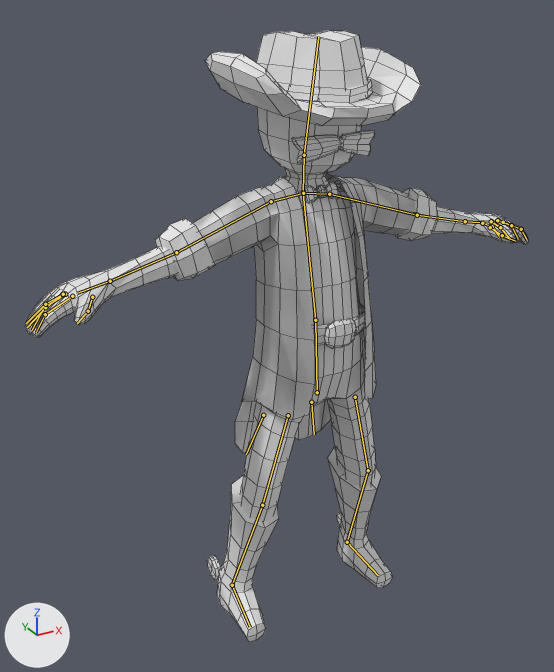
The Blender file Assets/Player/player.blend as it was, and as the next commit left it.
Rendered twice from a 50 mm lens placed at (-0.932, -1.556, 1.607), pointed at (-0.061, 0.028, 0.815). The axes (+X, +Y, +Z) are drawn at lower left. The lights are the same throughout. The bones that bend it are drawn over the model as lines. Mesh edges are drawn as thin lines.

Objects in the first picture: 'LowPoly'.
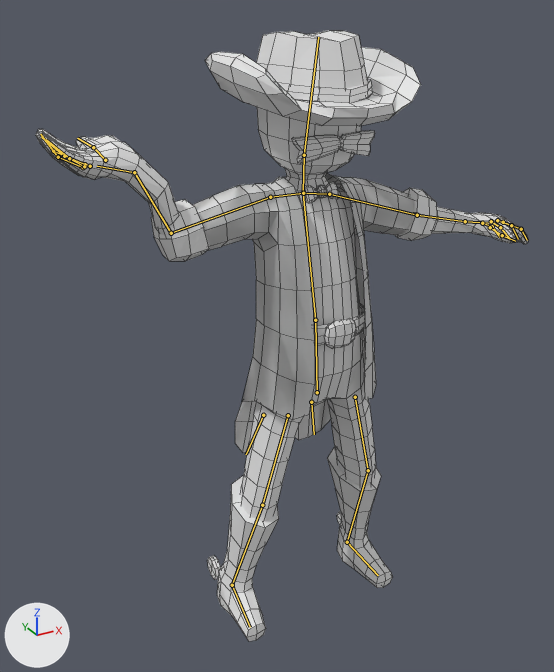
The newer file adds an action. The first version stands in its rest pose; the second is drawn at frame 0 of the action 'HandUpR'.

Diff of the bpy script that builds the scene:
```diff
--- a/Assets/Player/player.blend.py
+++ b/Assets/Player/player.blend.py
@@ bone_shoulder_r @@
 bone_shoulder_r = bpy.data.objects['Armature'].pose.bones['shoulder.R']  # child of 'upperBody'
-bone_shoulder_r.rotation_quaternion = (1.0, 0.0, 0.0, 0.0)  # degrees (0, 0, 0)
+bone_shoulder_r.rotation_quaternion = (0.998, 0.067, 0.009, 0.0)  # degrees (8, 1, 0)
@@ bone_lowerarm_r @@
 bone_lowerarm_r = bpy.data.objects['Armature'].pose.bones['lowerArm.R']  # child of 'upperArm.R'
-bone_lowerarm_r.rotation_quaternion = (1.0, 0.0, 0.0, 0.0)  # degrees (0, 0, 0)
+bone_lowerarm_r.rotation_quaternion = (0.651, 0.503, 0.528, 0.214)  # degrees (94, 28, 66)
@@ bone_hand_r @@
 bone_hand_r = bpy.data.objects['Armature'].pose.bones['hand.R']  # child of 'lowerArm.R'
-bone_hand_r.rotation_quaternion = (1.0, 0.0, 0.0, 0.0)  # degrees (0, 0, 0)
+bone_hand_r.rotation_quaternion = (0.674, -0.222, 0.576, -0.405)  # degrees (-73, 37, -89)
```

Location of each change, (x1, y1, x2, y2) in pixels of the pictures (554 x 672 px):
'LowPoly', posed: before (25, 31, 529, 641); after (36, 31, 529, 641)
bone 'shoulder.R', root to tip: before (303, 193) to (271, 201); after (303, 193) to (270, 197)
bone 'lowerArm.R', root to tip: before (176, 252) to (110, 281); after (171, 233) to (134, 172)
bone 'hand.R', root to tip: before (110, 281) to (77, 293); after (134, 172) to (97, 166)
